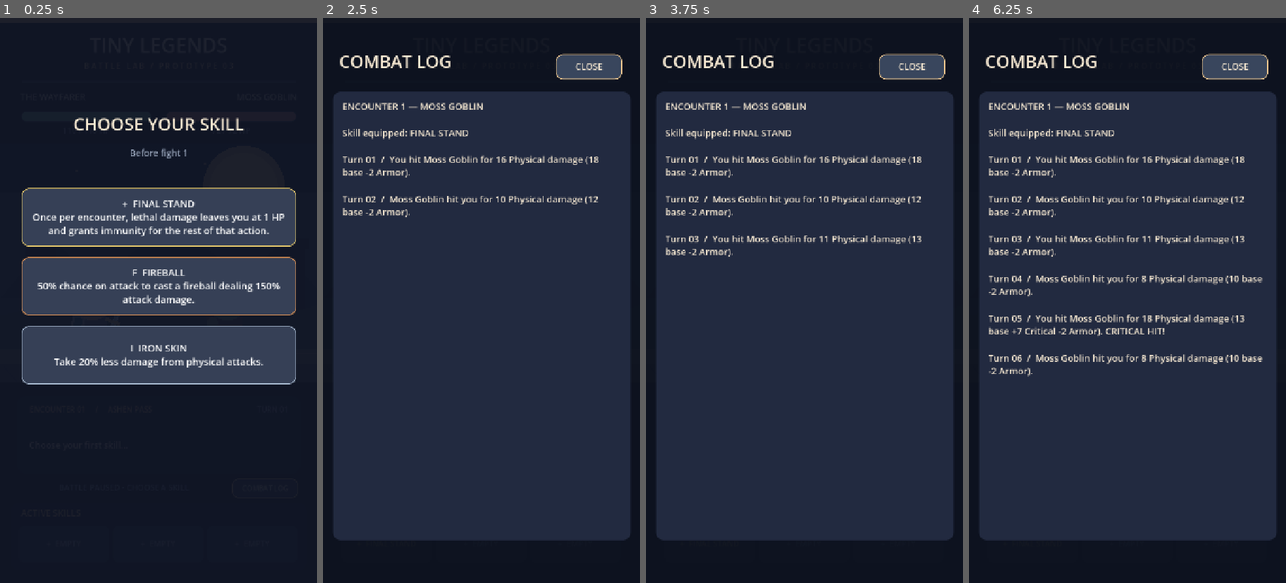
Above: before the commit, frames 1-4 (left to right).
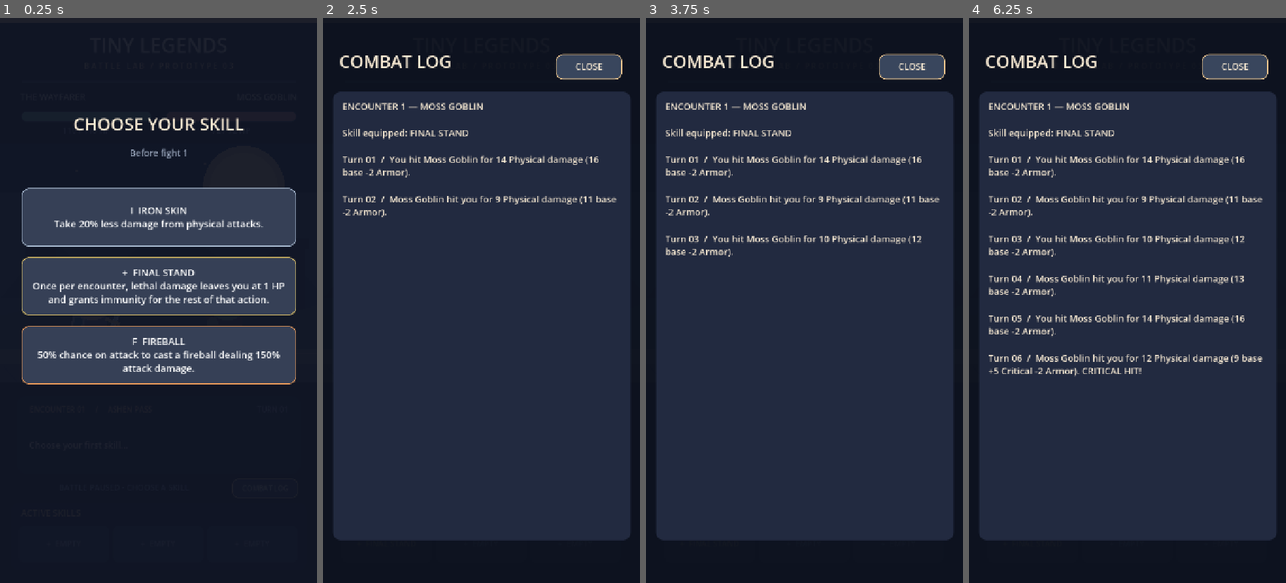
Above: after the commit, the same moments.

Repository: lymmers/Vidja-game
Game: Godot game, scene res://scenes/battle_screen.tscn
The game is run twice, just before and just after one commit, with the same random seed, the same clock (stepped at 60 frames per second) and the same inputs.
Inputs:
- Up to frame 1 (0.25 s): no input
- Up to frame 2 (2.5 s): click "+ FINAL STAND Once per encoun…" at 0.5 s; click "COMBAT LOG" at 1.25 s; click "COMBAT LOG" at 2 s
- Up to frame 3 (3.75 s): click "COMBAT LOG" at 2.75 s
- Up to frame 4 (6.25 s): tap Enter at 5 s; tap Space at 5.75 s

The runs differ from the first frame. In frame 1, 5.9% of the frame differs, in the area x 6-94%, y 30-65%; in frame 2, 0.5%; in frame 3, 0.5%; in frame 4, 1.9%.

Commit message:
refactor: actor roster and effect-driven combat model

Diff:
--- a/scripts/combat/battle_model.gd
+++ b/scripts/combat/battle_model.gd
@@ -1,13 +1,15 @@
 extends RefCounted
 class_name BattleModel
-## Owns logical turns, RNG, skill state and encounter state. Not visual time.
-## DamagePipeline resolves hits; catalogs describe skills and enemy attacks.
+## Deterministic combat simulation: no animations, wall-clock time, or UI nodes.
+## Player-side actors lead by default. Initiative modifiers can reverse that.
 
 const UnitScript = preload("res://scripts/combat/battle_unit.gd")
 const SkillScript = preload("res://scripts/skills/skill_catalog.gd")
 const DamageScript = preload("res://scripts/combat/damage_pipeline.gd")
 const EncounterScript = preload("res://scripts/combat/encounter_catalog.gd")
 const EffectStateScript = preload("res://scripts/combat/combat_effect_state.gd")
+const SchedulerScript = preload("res://scripts/combat/turn_scheduler.gd")
+const ValidatorScript = preload("res://scripts/combat/data_validator.gd")
 
 const HERO_HP: int = 110
 const HERO_ATTACK_MIN: int = 12
@@ -15,6 +17,7 @@
 const HERO_ARMOR: int = 2
 const HERO_CRIT_CHANCE: float = 0.17
 const CRITICAL_MULTIPLIER: float = 1.5
+const MAX_CHAIN_EVENTS: int = 32
 
 var hero: BattleUnit
 var enemy: BattleUnit
@@ -23,171 +26,302 @@
 var encounter: int = 1
 var is_finished: bool = false
 var winner: String = ""
-var rng: RandomNumberGenerator
+var rng: RandomNumberGenerator # Compatibility alias: this is the COMBAT RNG only.
+var draft_rng: RandomNumberGenerator
+var cosmetic_rng: RandomNumberGenerator
 var owned_skills: Array[String] = []
 var effect_state: CombatEffectState
-
+var scheduler: TurnScheduler
+# IDs are durable game identifiers, never Godot get_instance_id() values.
+var combatants: Dictionary = {} # id -> {unit, side, order, initiative}
+var extra_effects: Dictionary = {} # actor id -> effect definitions
+var initiative_modifiers: Array[Dictionary] = []
+var actions_taken: Dictionary = {} # actor ID -> number of actions this encounter
 
 func _init(seed_value: int = -1) -> void:
 	rng = RandomNumberGenerator.new()
+	draft_rng = RandomNumberGenerator.new()
+	cosmetic_rng = RandomNumberGenerator.new()
 	if seed_value < 0:
 		rng.randomize()
+		draft_rng.randomize()
+		cosmetic_rng.randomize()
 	else:
+		# Separate streams: drafting/particles cannot consume a combat roll.
 		rng.seed = seed_value
+		draft_rng.seed = seed_value ^ 0x45A13F29
+		cosmetic_rng.seed = seed_value ^ 0x5CC29AF1
 	reset()
-
 
 func reset() -> void:
 	owned_skills.clear()
+	extra_effects.clear()
+	initiative_modifiers.clear()
 	effect_state = EffectStateScript.new()
+	scheduler = SchedulerScript.new()
+	combatants.clear()
 	hero = UnitScript.new("THE WAYFARER", HERO_HP, HERO_ATTACK_MIN, HERO_ATTACK_MAX, HERO_ARMOR, HERO_CRIT_CHANCE)
+	_register("hero", "player", hero)
 	start_encounter(1)
 
+func _register(actor_id: String, side: String, unit: BattleUnit, initiative: int = 0) -> bool:
+	if actor_id.is_empty() or combatants.has(actor_id) or (side != "player" and side != "enemy"):
+		return false
+	combatants[actor_id] = {
+		"id": actor_id, "side": side, "unit": unit,
+		"initiative": initiative, "order": combatants.size(),
+	}
+	return true
+
+func _rebuild_schedule() -> void:
+	var roster: Array[Dictionary] = []
+	for actor in combatants.values():
+		roster.append({"id": actor["id"], "side": actor["side"],
+			"order": actor["order"], "initiative": actor["initiative"]})
+	scheduler.configure(roster, initiative_modifiers)
+
+func add_party_member(actor_id: String, unit: BattleUnit, initiative: int = 0) -> bool:
+	# Register companions/pets before the opening action for a stable queue.
+	if turn_index > 0 or not _register(actor_id, "player", unit, initiative):
+		return false
+	_rebuild_schedule()
+	return true
+
+func add_enemy(actor_id: String, unit: BattleUnit, initiative: int = 0) -> bool:
+	if turn_index > 0 or not _register(actor_id, "enemy", unit, initiative):
+		return false
+	_rebuild_schedule()
+	return true
+
+func set_initiative_modifiers(modifiers: Array[Dictionary]) -> bool:
+	# Changes made during an encounter take effect at its next opening, not mid-round.
+	initiative_modifiers = modifiers.duplicate(true)
+	if turn_index == 0:
+		_rebuild_schedule()
+	return true
+
+func queue_extra_action(actor_id: String) -> bool:
+	if not combatants.has(actor_id):
+		return false
+	scheduler.add_bonus_action(actor_id)
+	return true
+
+func skip_next_actions(actor_id: String, count: int = 1) -> bool:
+	if not combatants.has(actor_id):
+		return false
+	scheduler.skip_actions(actor_id, count)
+	return true
 
 func start_encounter(number: int) -> void:
+	var info: Dictionary = EncounterScript.get_definition(number)
+	if info.is_empty():
+		push_error("Unknown encounter ID: %d (not falling back to another enemy)" % number)
+		is_finished = true
+		return
+	var errors: Array[String] = ValidatorScript.validate_encounter(info)
+	if not errors.is_empty():
+		push_error("Invalid encounter %d: %s" % [number, ", ".join(errors)])
+		is_finished = true
+		return
 	encounter = number
-	var info: Dictionary = EncounterScript.get_definition(number)
-	enemy = UnitScript.new(
-		str(info["name"]), int(info["hp"]), int(info["attack_min"]),
-		int(info["attack_max"]), int(info["armor"]), float(info["crit_chance"])
-	)
+	# Retain party HP and pet registrations; replace enemies for the next stage.
+	for actor_id in combatants.keys():
+		if combatants[actor_id]["side"] == "enemy":
+			combatants.erase(actor_id)
+			extra_effects.erase(actor_id)
+	enemy = UnitScript.new(str(info["name"]), int(info["hp"]), int(info["attack_min"]),
+		int(info["attack_max"]), int(info["armor"]), float(info["crit_chance"]))
+	_register("enemy", "enemy", enemy)
 	turn_index = 0
 	enemy_turns = 0
+	actions_taken.clear()
 	effect_state.start_encounter()
 	is_finished = false
 	winner = ""
-
+	_rebuild_schedule()
 
 func has_skill(id: String) -> bool:
 	return owned_skills.has(id)
 
-
 func select_skill(id: String) -> bool:
 	if not SkillScript.DEFINITIONS.has(id) or has_skill(id):
 		return false
+	var errors: Array[String] = ValidatorScript.validate_skill(SkillScript.details(id))
+	if not errors.is_empty():
+		push_error("Invalid skill %s: %s" % [id, ", ".join(errors)])
+		return false
 	owned_skills.append(id)
 	return true
 
+func grant_effects(actor_id: String, definitions: Array[Dictionary]) -> bool:
+	# Used by equipment, status effects, pets and other external systems.
+	if not combatants.has(actor_id):
+		return false
+	var combined: Array[Dictionary] = extra_effects.get(actor_id, []).duplicate(true)
+	for effect in definitions:
+		var instance: Dictionary = effect.duplicate(true)
+		if str(instance.get("id", "")).is_empty():
+			return false
+		combined.append(instance)
+	extra_effects[actor_id] = combined
+	return true
+
+func _effects_for(actor_id: String, trigger: String) -> Array[Dictionary]:
+	var effects: Array[Dictionary] = []
+	if actor_id == "hero":
+		for skill_id in owned_skills:
+			effects.append_array(SkillScript.effects_for(skill_id, trigger))
+	for effect in extra_effects.get(actor_id, []):
+		if str(effect.get("trigger", "")) == trigger:
+			effects.append(effect.duplicate(true))
+	return effects
 
 func begin_action() -> void:
 	effect_state.begin_action()
 
+func _actor_id_for(unit: BattleUnit) -> String:
+	for actor_id in combatants.keys():
+		if combatants[actor_id]["unit"] == unit:
+			return str(actor_id)
+	return "external"
 
 func _defensive_modifiers(target: BattleUnit, damage_type: String, extra_defenses: Array[Dictionary]) -> Array[Dictionary]:
 	var modifiers: Array[Dictionary] = []
-	# Additive armor is currently a physical-only stat. Future damage types
-	# can use the same generic resistance mechanism below.
 	if damage_type == "physical" and target.armor > 0:
 		modifiers.append({"name": "Armor", "operation": "subtract", "value": target.armor})
-
-	if target == hero:
-		for skill_id in owned_skills:
-			var effect: Dictionary = SkillScript.details(skill_id).get("on_defend", {})
-			if not effect.is_empty():
-				modifiers.append(effect)
-
+	# Multiple defensive effects are applied in their explicit definition order.
+	modifiers.append_array(_effects_for(_actor_id_for(target), "before_damage"))
 	var resistance: float = target.resistance_for(damage_type)
 	if resistance > 0.0:
-		modifiers.append({
-			"name": "%s Resistance (%d%%)" % [damage_type.capitalize(), roundi(resistance * 100.0)],
-			"operation": "multiply", "value": 1.0 - resistance,
-		})
+		modifiers.append({"name": "%s Resistance (%d%%)" % [damage_type.capitalize(), roundi(resistance * 100)],
+			"operation": "multiply", "value": 1.0 - resistance})
 	modifiers.append_array(extra_defenses)
 	return modifiers
 
-
-func _reactive_effects_for(target: BattleUnit, extra_reactions: Array[Dictionary]) -> Array[Dictionary]:
-	var definitions: Array[Dictionary] = []
-	if target == hero:
-		for skill_id in owned_skills:
-			var reaction: Dictionary = SkillScript.details(skill_id).get("on_damage", {})
-			if reaction.is_empty():
-				continue
-			# An effect's ID identifies its usage counter; names are only for UI.
-			var instance: Dictionary = reaction.duplicate(true)
-			instance["id"] = skill_id
-			definitions.append(instance)
-	definitions.append_array(extra_reactions)
-	return effect_state.available_reactions(str(target.get_instance_id()), definitions)
-
-
-func resolve_hit(
-	target: BattleUnit,
-	attack_power: int,
-	damage_type: String,
-	bonus_modifiers: Array[Dictionary] = [],
-	extra_defenses: Array[Dictionary] = [],
-	extra_reactions: Array[Dictionary] = []
-) -> Dictionary:
-	var target_key: String = str(target.get_instance_id())
-	var hit: Dictionary = DamageScript.resolve(
-		target, attack_power, damage_type, bonus_modifiers,
+func resolve_hit(target: BattleUnit, attack_power: int, damage_type: String,
+	bonus_modifiers: Array[Dictionary] = [], extra_defenses: Array[Dictionary] = [],
+	extra_reactions: Array[Dictionary] = []) -> Dictionary:
+	var target_id: String = _actor_id_for(target)
+	var reactions: Array[Dictionary] = _effects_for(target_id, "lethal")
+	reactions.append_array(_effects_for(target_id, "always"))
+	reactions.append_array(extra_reactions)
+	var hit: Dictionary = DamageScript.resolve(target, attack_power, damage_type, bonus_modifiers,
 		_defensive_modifiers(target, damage_type, extra_defenses),
-		_reactive_effects_for(target, extra_reactions)
-	)
-	effect_state.record_triggers(target_key, hit["triggered_effects"])
+		effect_state.available_reactions(target_id, reactions))
+	effect_state.record_triggers(target_id, hit["triggered_effects"])
 	return hit
 
-
-func _make_event(kind: String, actor: String, critical: bool, hit: Dictionary) -> Dictionary:
-	# Avoid duplicated event fields for basic, potion and extra skill attacks.
+func _make_event(kind: String, actor_id: String, target_id: String, critical: bool, hit: Dictionary) -> Dictionary:
 	var event: Dictionary = hit.duplicate(true)
 	event["kind"] = kind
-	event["attacker"] = actor
+	event["actor_id"] = actor_id
+	event["target_id"] = target_id
+	event["attacker"] = "hero" if combatants[actor_id]["side"] == "player" else "enemy"
+	event["actor_name"] = combatants[actor_id]["unit"].title
+	event["target_name"] = combatants[target_id]["unit"].title
 	event["critical"] = critical
 	return event
 
-
-func _append_attack_skills(events: Array[Dictionary], attack_roll: int) -> void:
-	if not enemy.is_alive():
+func _process_trigger(trigger: String, actor_id: String, target_id: String,
+	attack_roll: int, source: Dictionary, events: Array[Dictionary]) -> void:
+	# Bounded chain: extra hits can trigger healing/kill effects, not infinite casts.
+	if events.size() >= MAX_CHAIN_EVENTS:
 		return
-	for skill_id in owned_skills:
-		var ability: Dictionary = SkillScript.details(skill_id).get("on_attack", {})
-		if ability.is_empty() or rng.randf() >= float(ability.get("chance", 0.0)):
+	for effect in _effects_for(actor_id, trigger):
+		if events.size() >= MAX_CHAIN_EVENTS:
+			break
+		if rng.randf() >= float(effect.get("chance", 1.0)):
 			continue
-		var empowered: int = maxi(1, roundi(float(attack_roll) * float(ability.get("power_multiplier", 1.0))))
-		var bonus: Array[Dictionary] = [{
-			"name": str(ability.get("modifier_name", "Ability")),
-			"operation": "add", "value": empowered - attack_roll,
-		}]
-		var hit: Dictionary = resolve_hit(enemy, attack_roll, str(ability["damage_type"]), bonus)
-		events.append(_make_event(str(ability["kind"]), "hero", false, hit))
-		if not enemy.is_alive():
-			break
-
+		match str(effect.get("operation", "")):
+			"bonus_hit":
+				if not combatants[target_id]["unit"].is_alive():
+					continue
+				var empowered: int = maxi(1, roundi(float(attack_roll) * float(effect.get("power_multiplier", 1.0))))
+				var modifiers: Array[Dictionary] = [{"name": str(effect.get("name", "Bonus Hit")),
+					"operation": "add", "value": empowered - attack_roll}]
+				var hit: Dictionary = resolve_hit(combatants[target_id]["unit"], attack_roll,
+					str(effect["damage_type"]), modifiers)
+				var event: Dictionary = _make_event(str(effect.get("kind", "attack")), actor_id, target_id, false, hit)
+				events.append(event)
+				_process_trigger("after_damage", actor_id, target_id, attack_roll, event, events)
+				if not combatants[target_id]["unit"].is_alive():
+					_process_trigger("on_kill", actor_id, target_id, attack_roll, event, events)
+			"heal":
+				var current: BattleUnit = combatants[actor_id]["unit"]
+				var amount: int = roundi(float(source.get("damage", 0)) * float(effect.get("ratio", 0.0)))
+				current.hp = mini(current.max_hp, current.hp + maxi(0, amount))
+			"extra_action":
+				queue_extra_action(actor_id)
+			_:
+				# Invalid operations are rejected at selection/registration; never reinterpret them.
+				push_error("Unsupported %s effect operation: %s" % [trigger, str(effect.get("operation", ""))])
+
+func _alive_ids() -> Array[String]:
+	var output: Array[String] = []
+	for actor_id in combatants.keys():
+		if combatants[actor_id]["unit"].is_alive():
+			output.append(str(actor_id))
+	return output
+
+func _side_alive(side: String) -> bool:
+	for actor in combatants.values():
+		if actor["side"] == side and actor["unit"].is_alive():
+			return true
+	return false
+
+func _first_opponent(actor_id: String) -> String:
+	var side: String = str(combatants[actor_id]["side"])
+	for candidate in combatants.keys():
+		if combatants[candidate]["side"] != side and combatants[candidate]["unit"].is_alive():
+			return str(candidate)
+	return ""
 
 func take_next_turn() -> Dictionary:
 	if is_finished:
 		return {}
+	if not _side_alive("player") or not _side_alive("enemy"):
+		is_finished = true
+		winner = "hero" if _side_alive("player") else "enemy"
+		return {}
+	var actor_id: String = scheduler.next_actor(_alive_ids())
+	# Everybody may be stunned in a round; try the next round once.
+	if actor_id.is_empty():
+		actor_id = scheduler.next_actor(_alive_ids())
+		if actor_id.is_empty():
+			return {}
+	var target_id: String = _first_opponent(actor_id)
+	if target_id.is_empty():
+		return {}
 	begin_action()
-	var hero_attacking: bool = turn_index % 2 == 0
-	var attacker: BattleUnit = hero if hero_attacking else enemy
-	var target: BattleUnit = enemy if hero_attacking else hero
+	var attacker: BattleUnit = combatants[actor_id]["unit"]
+	var target: BattleUnit = combatants[target_id]["unit"]
+	var actor_side: String = str(combatants[actor_id]["side"])
+	var count: int = int(actions_taken.get(actor_id, 0)) + 1
+	actions_taken[actor_id] = count
+	if actor_side == "enemy":
+		enemy_turns += 1
+	var action: Dictionary = EncounterScript.BASIC_ATTACK
+	if actor_side == "enemy":
+		action = EncounterScript.get_action(encounter, count)
 	var attack_roll: int = rng.randi_range(attacker.min_attack, attacker.max_attack)
-	var actor: String = "hero" if hero_attacking else "enemy"
-	var action: Dictionary = EncounterScript.BASIC_ATTACK
-	if not hero_attacking:
-		enemy_turns += 1
-		action = EncounterScript.get_action(encounter, enemy_turns)
-	var kind: String = str(action["kind"])
-	var damage_type: String = str(action["damage_type"])
 	var critical: bool = bool(action.get("can_crit", true)) and rng.randf() < attacker.crit_chance
 	var attack_power: int = roundi(float(attack_roll) * CRITICAL_MULTIPLIER) if critical else attack_roll
 	var bonuses: Array[Dictionary] = []
 	if critical:
 		bonuses.append({"name": "Critical", "operation": "add", "value": attack_power - attack_roll})
-	var hit: Dictionary = resolve_hit(target, attack_roll, damage_type, bonuses)
-	var events: Array[Dictionary] = [_make_event(kind, actor, critical, hit)]
-
-	if hero_attacking:
-		_append_attack_skills(events, attack_roll)
-
+	var hit: Dictionary = resolve_hit(target, attack_roll, str(action["damage_type"]), bonuses)
+	var event: Dictionary = _make_event(str(action["kind"]), actor_id, target_id, critical, hit)
+	var events: Array[Dictionary] = [event]
+	_process_trigger("after_damage", actor_id, target_id, attack_roll, event, events)
+	if target.is_alive():
+		_process_trigger("after_attack", actor_id, target_id, attack_roll, event, events)
+	if not target.is_alive():
+		_process_trigger("on_kill", actor_id, target_id, attack_roll, event, events)
 	turn_index += 1
-	if not target.is_alive():
+	if not _side_alive("player") or not _side_alive("enemy"):
 		is_finished = true
-		winner = actor
-	return {
-		"number": turn_index, "attacker": actor, "attacker_name": attacker.title,
-		"events": events, "target_hp": target.hp,
-		"finished": is_finished, "winner": winner,
-	}
+		winner = "hero" if _side_alive("player") else "enemy"
+	return {"number": turn_index, "actor_id": actor_id,
+		"attacker": "hero" if actor_side == "player" else "enemy",
+		"attacker_name": attacker.title, "events": events,
+		"target_hp": target.hp, "finished": is_finished, "winner": winner}
